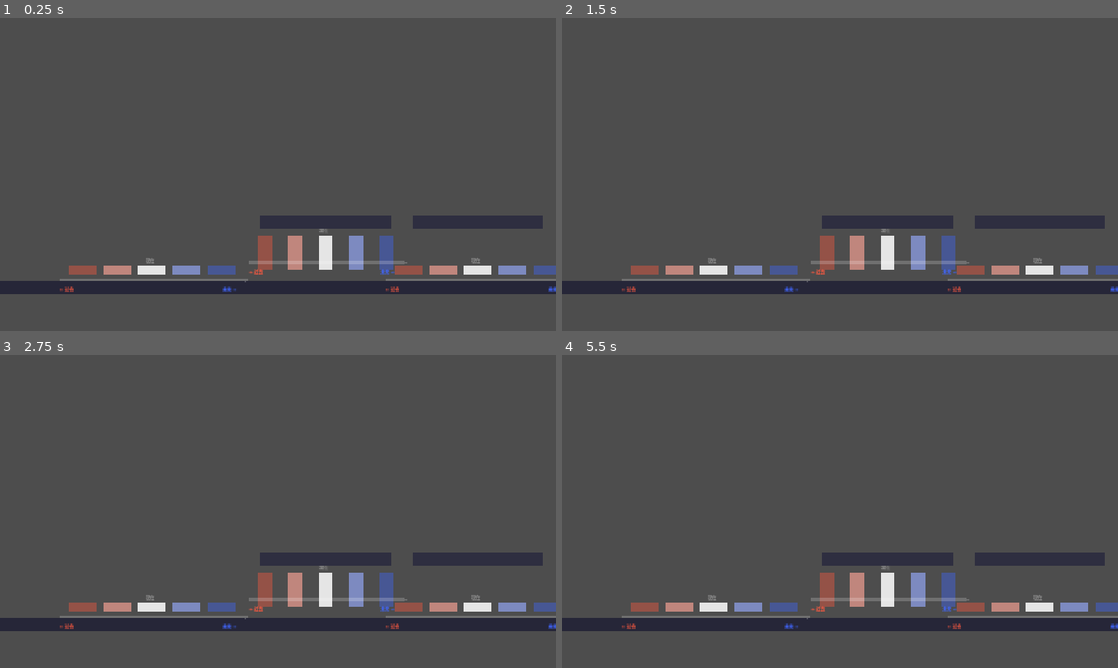
Above: before the commit, frames 1-4 (two rows, left to right).
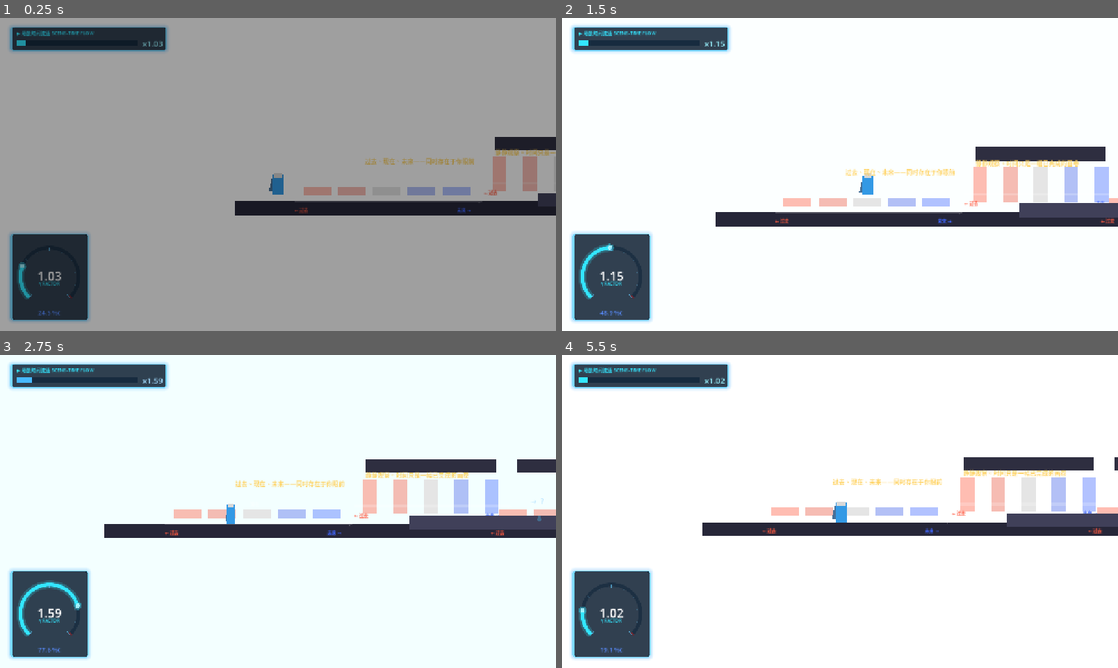
Above: after the commit, the same moments.

Repository: moss-550-w/Relativity-Puzzle
Game: Godot game, scene res://scenes/world_4_entropy/level_4_bottom.tscn
Two runs of this game, one before a commit and one after it. Both use one fixed random seed, a clock stepped at 60 frames per second and the inputs below. This scene is started directly instead of the project's main scene.
Inputs (mouse positions are in pixels of both pictures, inside the frame that each line leads up to):
- Up to frame 1 (0.25 s): no input
- Up to frame 2 (1.5 s): move the mouse to (962, 158) at 0.52 s; hold D (move_right) from 0.53 s (still down); tap F (grab) at 0.6 s; tap Space (jump) at 0.77 s; move the mouse to (728, 190) at 1.27 s; tap E (observe) at 1.35 s
- Up to frame 3 (2.75 s): tap Space (jump) at 1.52 s; move the mouse to (333, 442) at 2.02 s; release D (move_right) at 2.03 s; hold A (move_left) from 2.03 s (still down); hold Shift (sprint) from 2.03 s (still down)
- Up to frame 4 (5.5 s): move the mouse to (812, 574) at 2.77 s; release A (move_left) at 2.78 s; release Shift (sprint) at 2.78 s; hold D (move_right) 2.78-4.28 s; tap F (grab) at 2.85, 5.1 s; tap Space (jump) at 3.02, 3.77, 4.52 s; move the mouse to (1006, 558) at 3.52 s; tap E (observe) at 3.6 s; move the mouse to (673, 464) at 4.27 s; hold A (move_left) 4.28-5.03 s; tap Shift (sprint) at 4.35 s; move the mouse to (867, 511) at 5.02 s; hold D (move_right) from 5.03 s (still down)

The runs differ from the first frame. In frame 1, 100% of the frame differs, in the area x 0-100%, y 0-100%; in frame 2, 97%; in frame 3, 99%; in frame 4, 99%.
Error before the commit: Parse Error: Identifier "delta" not declared in the current scope. (res://scenes/world_4_entropy/level_4_bottom.gd:114)

Commit message:
fix(wormhole engineer): 修复draw_string参数顺序错误，添加基础背景
修正所有draw_string调用的对齐参数顺序，为虫洞小游戏添加默认背景

Diff:
--- a/scenes/minigames/wormhole_engineer.gd
+++ b/scenes/minigames/wormhole_engineer.gd
@@ -249,6 +249,8 @@
 # ============================================================
 
 func _draw() -> void:
+	# 整体背景（确保始终有渲染内容）
+	draw_rect(Rect2(Vector2.ZERO, size), Color(0.02, 0.03, 0.08, 1.0), true)
 	_draw_game_area()
 	_draw_portals()
 	_draw_casimir_plates()
@@ -261,7 +263,7 @@
 	draw_rect(Rect2(40, 300, 80, 120), Color(0.04, 0.06, 0.14, 0.5), true)
 	draw_line(Vector2(120, 360), Vector2(120, 360), Color(0.3, 0.6, 1.0, 0.3), 2.0)
 	var emit_label_pos: Vector2 = Vector2(60, 430)
-	draw_string(ThemeDB.fallback_font, emit_label_pos, "发射区", HORIZONTAL_ALIGNMENT_CENTER, -1, 10, Color(0.4, 0.7, 1.0, 0.4))
+	draw_string(ThemeDB.fallback_font, emit_label_pos, "发射区", 1, -1, 10, Color(0.4, 0.7, 1.0, 0.4))
 
 	draw_rect(Rect2(1140, 300, 100, 120), Color(0.06, 0.04, 0.14, 0.5), true)
 	for i in range(0, 100, 12):
@@ -272,7 +274,7 @@
 		draw_rect(Rect2(1238, 300 + i, 2, 8), C_GOLD * Color(1, 1, 1, 0.3), true)
 
 	var target_label_pos: Vector2 = Vector2(1190, 430)
-	draw_string(ThemeDB.fallback_font, target_label_pos, "目标区", HORIZONTAL_ALIGNMENT_CENTER, -1, 10, Color(1.0, 0.85, 0.3, 0.5))
+	draw_string(ThemeDB.fallback_font, target_label_pos, "目标区", 1, -1, 10, Color(1.0, 0.85, 0.3, 0.5))
 
 
 func _draw_portals() -> void:
@@ -300,10 +302,10 @@
 			draw_circle(portal_pos + Vector2(cos(angle + PI), sin(angle + PI)) * (PORTAL_RADIUS - 3), 3.0, Color(col.r, col.g, col.b, 0.6))
 
 		var lbl_pos: Vector2 = portal_pos + Vector2(-18, PORTAL_RADIUS + 16)
-		draw_string(ThemeDB.fallback_font, lbl_pos, label_text, HORIZONTAL_ALIGNMENT_LEFT, -1, 10, col)
+		draw_string(ThemeDB.fallback_font, lbl_pos, label_text, 0, -1, 10, col)
 
 		var f_pos: Vector2 = portal_pos + Vector2(-10, PORTAL_RADIUS + 30)
-		draw_string(ThemeDB.fallback_font, f_pos, "[F]", HORIZONTAL_ALIGNMENT_LEFT, -1, 9, Color(0.4, 0.7, 1.0, 0.5))
+		draw_string(ThemeDB.fallback_font, f_pos, "[F]", 0, -1, 9, Color(0.4, 0.7, 1.0, 0.5))
 
 	# 虫洞连线
 	if _wormhole_stable:
@@ -329,10 +331,10 @@
 		draw_rect(Rect2(px - PLATE_SIZE.x / 2.0 - 2, _plate_y + PLATE_SIZE.y / 2.0, PLATE_SIZE.x + 4, 2), Color(0.2, 0.5, 1.0, border_alpha), true)
 
 		var label_pos: Vector2 = Vector2(px - 12, _plate_y + PLATE_SIZE.y / 2.0 + 4)
-		draw_string(ThemeDB.fallback_font, label_pos, p["label"], HORIZONTAL_ALIGNMENT_LEFT, -1, 9, Color(0.4, 0.7, 1.0, 0.6))
+		draw_string(ThemeDB.fallback_font, label_pos, p["label"], 0, -1, 9, Color(0.4, 0.7, 1.0, 0.6))
 
 		var f_pos: Vector2 = Vector2(px - 10, _plate_y + PLATE_SIZE.y / 2.0 + 18)
-		draw_string(ThemeDB.fallback_font, f_pos, "[F]", HORIZONTAL_ALIGNMENT_LEFT, -1, 9, Color(0.4, 0.7, 1.0, 0.45))
+		draw_string(ThemeDB.fallback_font, f_pos, "[F]", 0, -1, 9, Color(0.4, 0.7, 1.0, 0.45))
 
 	# 板间距离指示
 	var gap: float = absf(_plate_a_x - _plate_b_x)
@@ -344,11 +346,11 @@
 	var gap_color: Color = C_GOLD if _neg_energy_active else Color(0.4, 0.5, 0.7, 0.5)
 	var gap_text: String = "%.0f px" % gap
 	var gap_pos: Vector2 = Vector2(mid_x - 20, _plate_y - PLATE_SIZE.y / 2.0 - 24)
-	draw_string(ThemeDB.fallback_font, gap_pos, gap_text, HORIZONTAL_ALIGNMENT_LEFT, -1, 10, gap_color)
+	draw_string(ThemeDB.fallback_font, gap_pos, gap_text, 0, -1, 10, gap_color)
 
 	if _neg_energy_active:
 		var ok_pos: Vector2 = Vector2(mid_x - 40, _plate_y - PLATE_SIZE.y / 2.0 - 38)
-		draw_string(ThemeDB.fallback_font, ok_pos, "✓ 负能量", HORIZONTAL_ALIGNMENT_LEFT, -1, 10, C_GOLD)
+		draw_string(ThemeDB.fallback_font, ok_pos, "✓ 负能量", 0, -1, 10, C_GOLD)
 
 
 func _draw_neg_energy_zone() -> void:
@@ -385,11 +387,11 @@
 		status_text = "虫洞状态: 不稳定 ◇"
 		status_col = Color(1.0, 0.4, 0.15, 0.8)
 	var sp: Vector2 = Vector2(520, 636)
-	draw_string(ThemeDB.fallback_font, sp, status_text, HORIZONTAL_ALIGNMENT_LEFT, -1, 12, status_col)
+	draw_string(ThemeDB.fallback_font, sp, status_text, 0, -1, 12, status_col)
 
 	if _completed:
 		var cp: Vector2 = Vector2(520, 660)
-		draw_string(ThemeDB.fallback_font, cp, "任务完成！按 ESC 返回", HORIZONTAL_ALIGNMENT_LEFT, -1, 12, C_GOLD)
+		draw_string(ThemeDB.fallback_font, cp, "任务完成！按 ESC 返回", 0, -1, 12, C_GOLD)
 
 
 # ============================================================
--- a/scenes/world_4_entropy/level_4_bottom.gd
+++ b/scenes/world_4_entropy/level_4_bottom.gd
@@ -108,6 +108,9 @@
 	room.set_script(PhysicistsCabin)
 	room.position = Vector2(cabin_x, cabin_y)
 	add_child(room)
+
+
+func _process(delta: float) -> void:
 	if _level_done or _ending_triggered:
 		return
 
